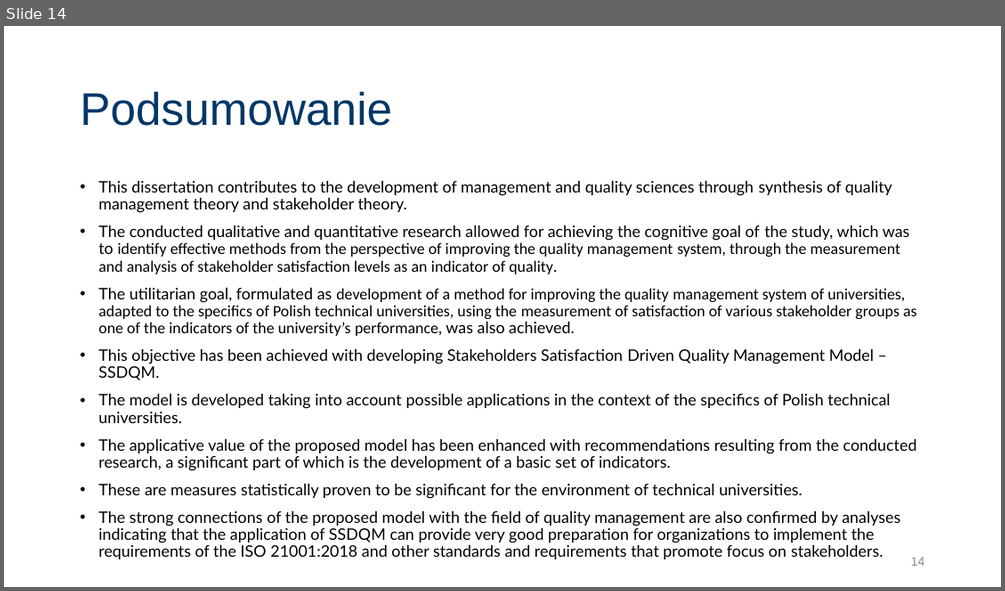
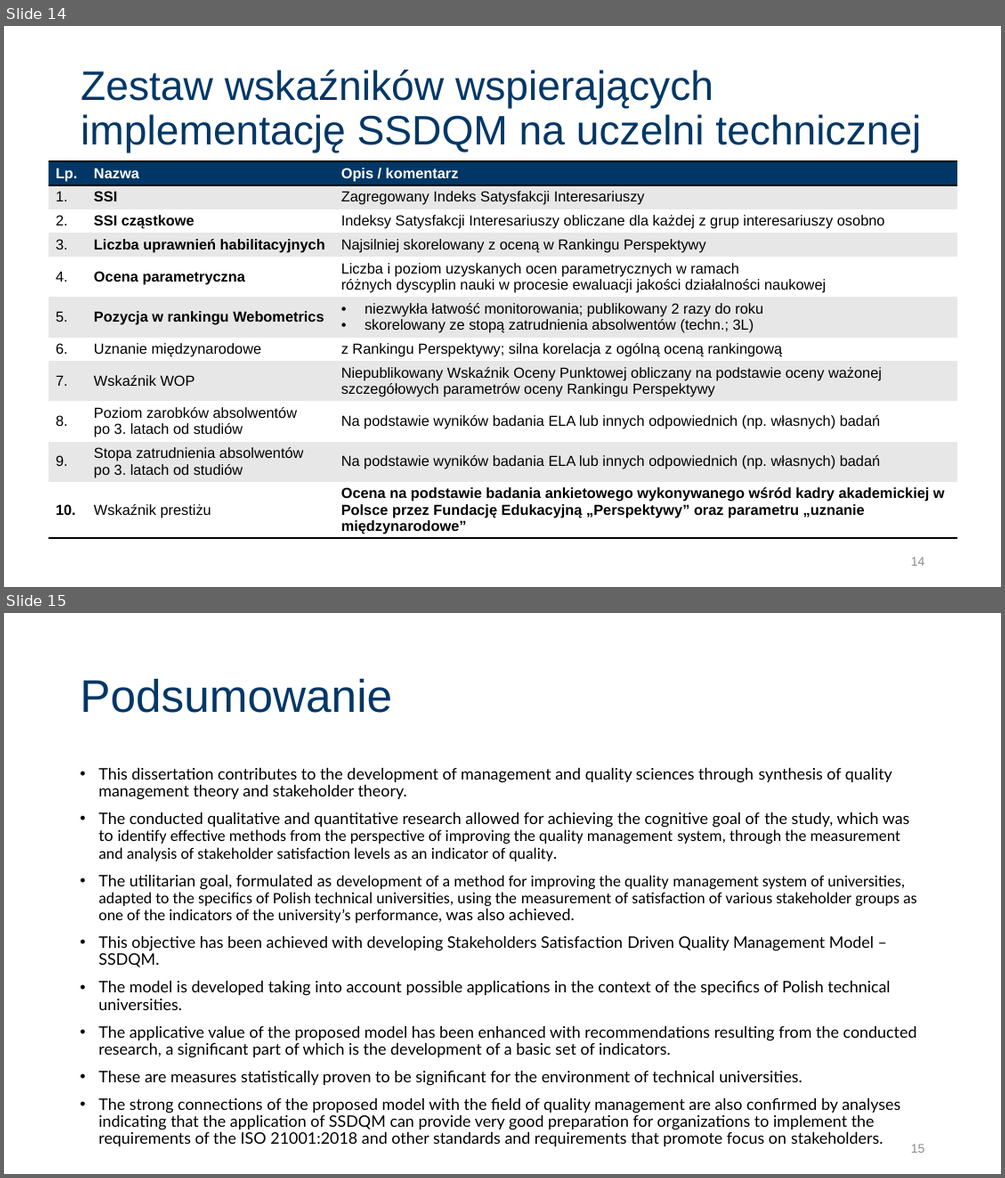
Before and after one commit to JeanPaulSzefler/doktorat_git, a slide deck: Obrona_JPSZEFLER/SSI_forHEI_QMS_PL_v0.1.pptx. Shown one above the other, each under a label of ours: slide 14 before the commit, slides 14 and 15 after it. The pictures are 1005x591 and 1005x1178 pixels, drawn with LibreOffice and Linux fonts; fonts in the diff are those of the drawing. Boxes give left, top, right and bottom in pixels: in the first picture for what was removed or moved away, otherwise in the second. Text is boxed around its words. In the diff, an @@ line names an element or a change of style, - is before the commit and + after.

```diff
--- a/Obrona_JPSZEFLER/SSI_forHEI_QMS_PL_v0.1.pptx
+++ b/Obrona_JPSZEFLER/SSI_forHEI_QMS_PL_v0.1.pptx
@@ slide 14 added at [4, 26, 1001, 587], background #FFFFFF @@
@@ title added at [81, 70, 921, 152], 39.6 pt, text #003767 @@
+Zestaw wskaźników wspierających implementację SSDQM na uczelni technicznej
@@ table added at [48, 161, 958, 540], 11 rows, 3 columns @@
+Lp. | Nazwa | Opis / komentarz
+1. | SSI | Zagregowany Indeks Satysfakcji Interesariuszy
+2. | SSI cząstkowe | Indeksy Satysfakcji Interesariuszy obliczane dla każdej z grup interesariuszy osobno
+3. | Liczba uprawnień habilitacyjnych | Najsilniej skorelowany z oceną w Rankingu Perspektywy
+4. | Ocena parametryczna | Liczba i poziom uzyskanych ocen parametrycznych w ramach / różnych dyscyplin nauki w procesie ewaluacji jakości działalności naukowej
+5. | Pozycja w rankingu Webometrics | niezwykła łatwość monitorowania; publikowany 2 razy do roku / skorelowany ze stopą zatrudnienia absolwentów (techn.; 3L)
+6. | Uznanie międzynarodowe | z Rankingu Perspektywy; silna korelacja z ogólną oceną rankingową
+7. | Wskaźnik WOP | Niepublikowany Wskaźnik Oceny Punktowej obliczany na podstawie oceny ważonej szczegółowych parametrów oceny Rankingu Perspektywy
+8. | Poziom zarobków absolwentów po 3. latach od studiów | Na podstawie wyników badania ELA lub innych odpowiednich (np. własnych) badań
+9. | Stopa zatrudnienia absolwentów po 3. latach od studiów | Na podstawie wyników badania ELA lub innych odpowiednich (np. własnych) badań
+10. | Wskaźnik prestiżu | Ocena na podstawie badania ankietowego wykonywanego wśród kadry akademickiej w Polsce przez Fundację Edukacyjną „Perspektywy” oraz parametru „uznanie międzynarodowe”
@@ page number added at [911, 556, 925, 565], 12 pt, text #8C8C8C @@
+14
@@ what was slide 14 is now slide 15 @@
@@ page number at [911, 1143, 925, 1152]: text changed @@
-14
+15
```
Also in this commit, not shown: 5 slides changed, 3 other slides added, 3 slides removed, 5 other files.
